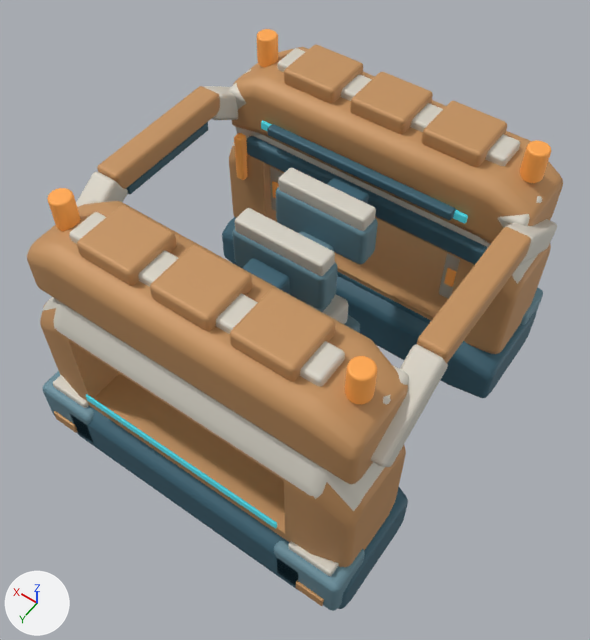
One commit to the Blender file space-battleship/art_sources/planet_facilities_v5/equipment.blend: the scene before it, then after it.
One viewpoint serves both versions: a 50 mm lens placed at (-1.8, 2.62, 4.58), pointed at (-0.04, 0.15, 0.7). Lighting does not change. The marker at lower left points along +X, +Y and +Z. The first picture is the older version.

The scene before the commit, as lines of its bpy script (objects in view):
```python
ob_amber_corner_mast_003 = bpy.data.objects.new('Amber corner mast.003', me_cylinder_003)
ob_amber_corner_mast_003.parent = ob_facility
ob_amber_corner_mast_003.location = (0.89, 0.86, 1.65)
ob_broad_ochre_crown_tile = bpy.data.objects.new('Broad ochre crown tile', me_cube_048)
ob_broad_ochre_crown_tile.parent = ob_facility
ob_broad_ochre_crown_tile.location = (-0.47, -0.85, 1.65)
ob_broad_ochre_crown_tile_001 = bpy.data.objects.new('Broad ochre crown tile.001', me_cube_049)
ob_broad_ochre_crown_tile_001.parent = ob_facility
ob_broad_ochre_crown_tile_001.location = (0.0, -0.85, 1.65)
ob_broad_ochre_crown_tile_002 = bpy.data.objects.new('Broad ochre crown tile.002', me_cube_050)
ob_broad_ochre_crown_tile_002.parent = ob_facility
ob_broad_ochre_crown_tile_002.location = (0.47, -0.85, 1.65)
ob_broad_ochre_crown_tile_003 = bpy.data.objects.new('Broad ochre crown tile.003', me_cube_055)
ob_broad_ochre_crown_tile_003.parent = ob_facility
ob_broad_ochre_crown_tile_003.location = (-0.47, 0.85, 1.65)
ob_broad_ochre_crown_tile_004 = bpy.data.objects.new('Broad ochre crown tile.004', me_cube_056)
ob_broad_ochre_crown_tile_004.parent = ob_facility
ob_broad_ochre_crown_tile_004.location = (0.0, 0.85, 1.65)
ob_broad_ochre_crown_tile_005 = bpy.data.objects.new('Broad ochre crown tile.005', me_cube_057)
ob_broad_ochre_crown_tile_005.parent = ob_facility
ob_broad_ochre_crown_tile_005.location = (0.47, 0.85, 1.65)
# also in view: 'Amber corner mast.002' at (-0.89, 0.86, 1.65); 'Head rail ivory edge' at (0.0, -0.87, 1.62); 'Deep blue load shoe.002' at (-0.89, 1.12, 0.18); 'Deep pressure foot wrapped around section' at (0.0, -0.86, 0.13); 'Moving dark carriage track' at (0.0, -0.2, 1.23)
```
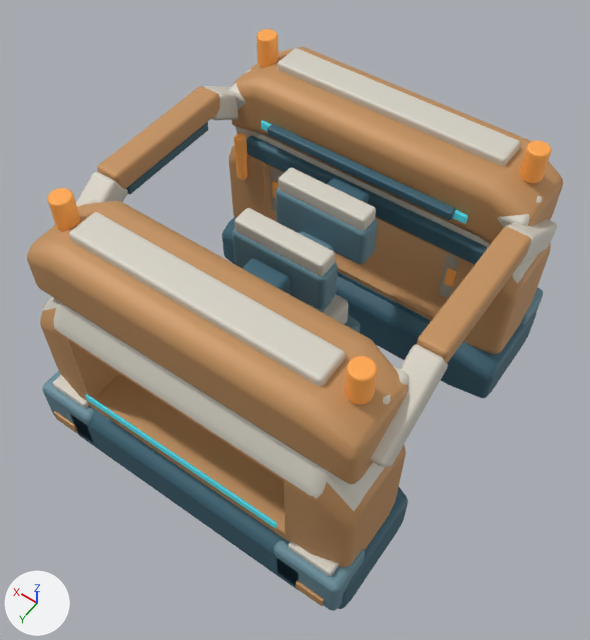
Commit message: Keep workshop crown load rails continuous

The edits, one by one:
Object 'Broad ochre crown tile' (ob_broad_ochre_crown_tile) is deleted.
Object 'Broad ochre crown tile.001' (ob_broad_ochre_crown_tile_001) is deleted.
Object 'Broad ochre crown tile.002' (ob_broad_ochre_crown_tile_002) is deleted.
Object 'Broad ochre crown tile.003' (ob_broad_ochre_crown_tile_003) is deleted.
Object 'Broad ochre crown tile.004' (ob_broad_ochre_crown_tile_004) is deleted.
Object 'Broad ochre crown tile.005' (ob_broad_ochre_crown_tile_005) is deleted.

Location of each change, [x1, y1, x2, y2] in pixels of the pictures (590 x 640 px):
'Broad ochre crown tile.003', deleted (orange)
    before: [230, 288, 335, 381]
'Broad ochre crown tile.004', deleted (orange)
    before: [150, 245, 252, 331]
'Broad ochre crown tile.005', deleted (orange)
    before: [77, 205, 177, 285]
'Broad ochre crown tile', deleted (orange)
    before: [421, 101, 507, 167]
'Broad ochre crown tile.001', deleted (orange)
    before: [350, 72, 433, 134]
'Broad ochre crown tile.002', deleted (orange)
    before: [284, 44, 363, 104]
'Head rail ivory edge.001', unchanged, uncovered by the edit
    both: [70, 212, 345, 387]
'Head rail ivory edge', unchanged, uncovered by the edit
    both: [277, 48, 520, 166]
